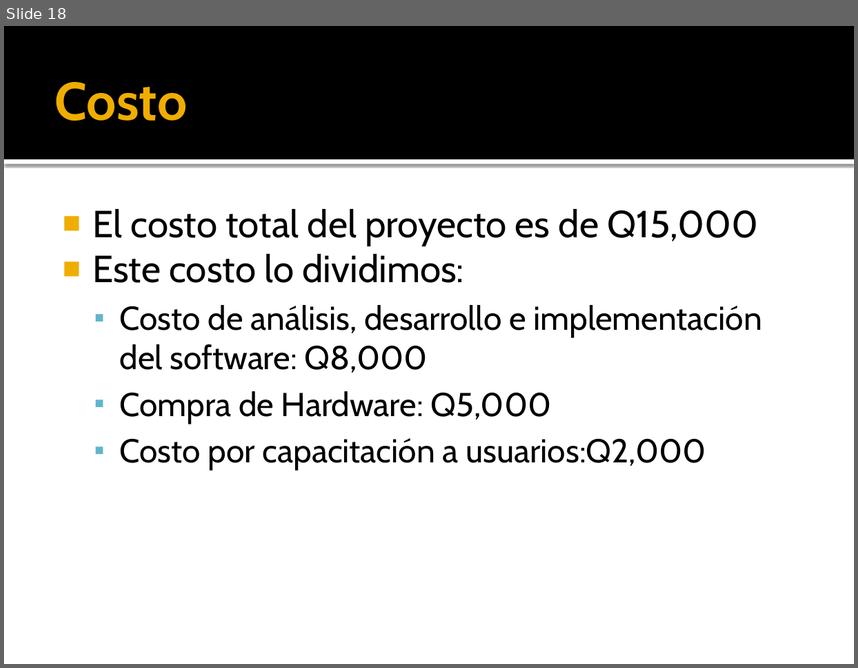
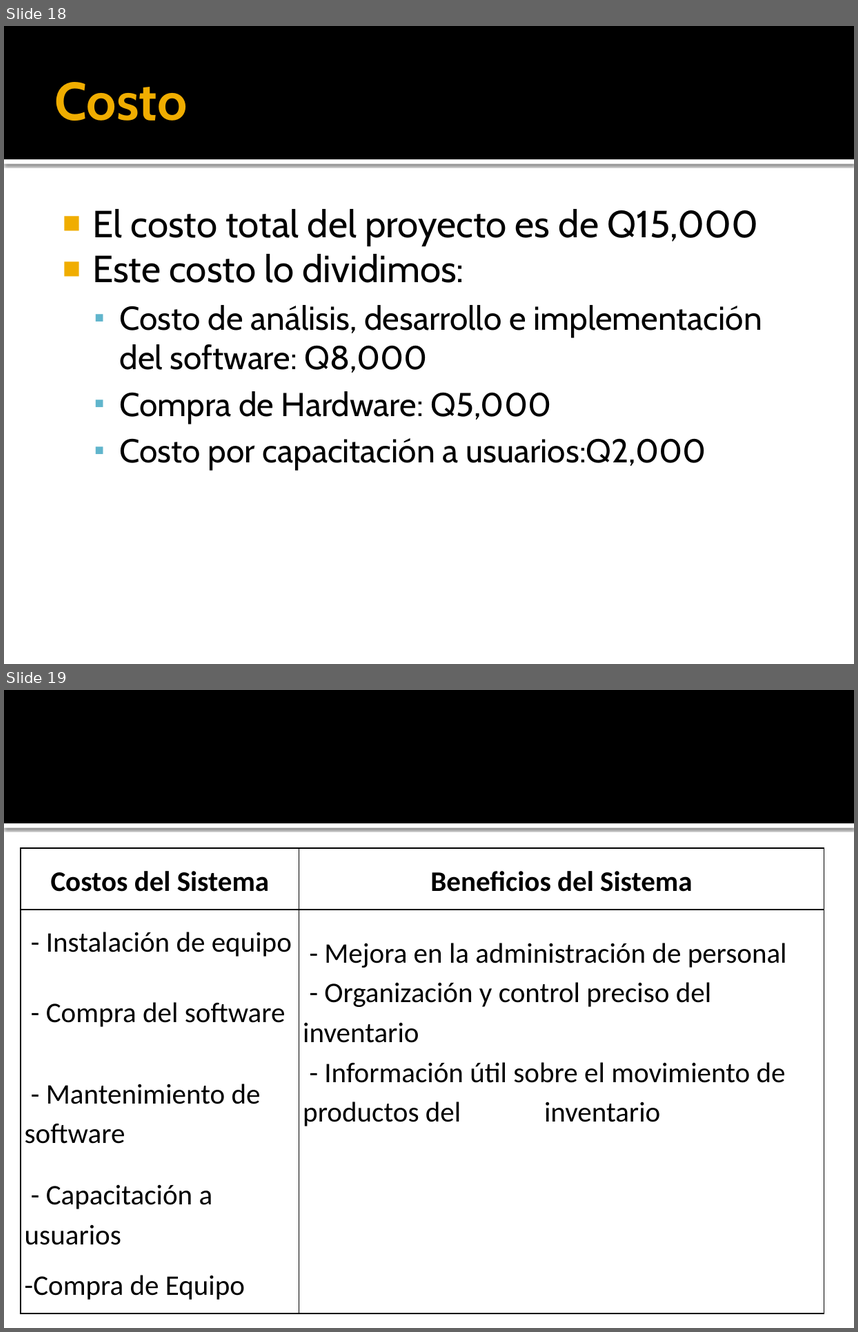
Before and after one commit to ludwingperezt/proyecto-ayd2-documentacion, a slide deck: Propuesta (Doc y Diap)/Dattex-Plus.pptx. Shown one above the other, each under a label of ours: slide 18 before the commit, slides 18 and 19 after it. The pictures are 858x668 and 858x1332 pixels, drawn with LibreOffice and Linux fonts; fonts in the diff are those of the drawing. Boxes give left, top, right and bottom in pixels: in the first picture for what was removed or moved away, otherwise in the second. Text is boxed around its words. In the diff, an @@ line names an element or a change of style, - is before the commit and + after.

```diff
--- a/Propuesta (Doc y Diap)/Dattex-Plus.pptx
+++ b/Propuesta (Doc y Diap)/Dattex-Plus.pptx
@@ slide 19 added at (4,690,854,1328), background #FFFFFF; not listed: 2 template elements that a slide beside it also shows @@
@@ table added at (21,848,824,1310), 6 rows, 2 columns @@
+Costos del Sistema | Beneficios del Sistema
+- Instalación de equipo | - Mejora en la administración de personal
+- Compra del software | - Organización y control preciso del inventario
+- Mantenimiento de software | - Información útil sobre el movimiento de productos del inventario
+- Capacitación a usuarios | 
+-Compra de Equipo | 
```
